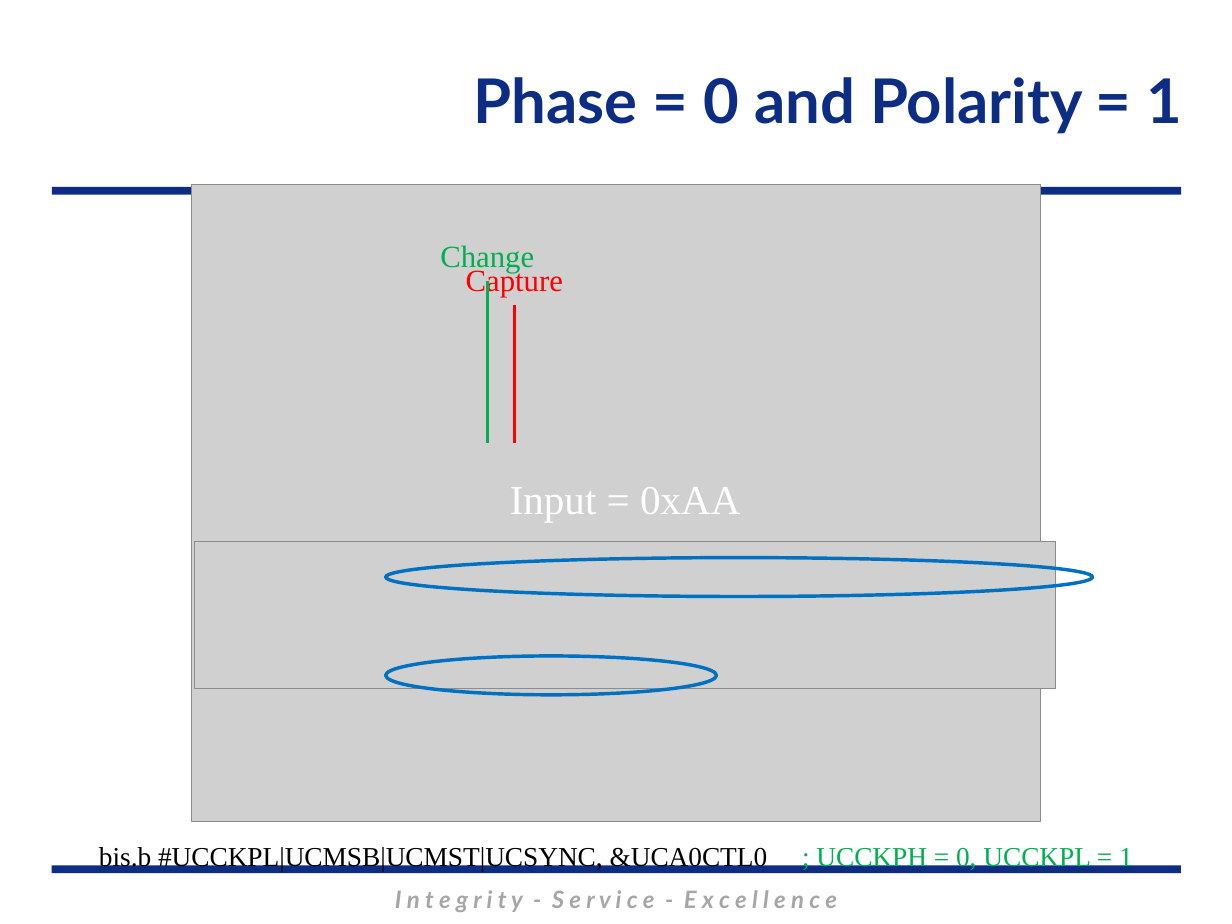
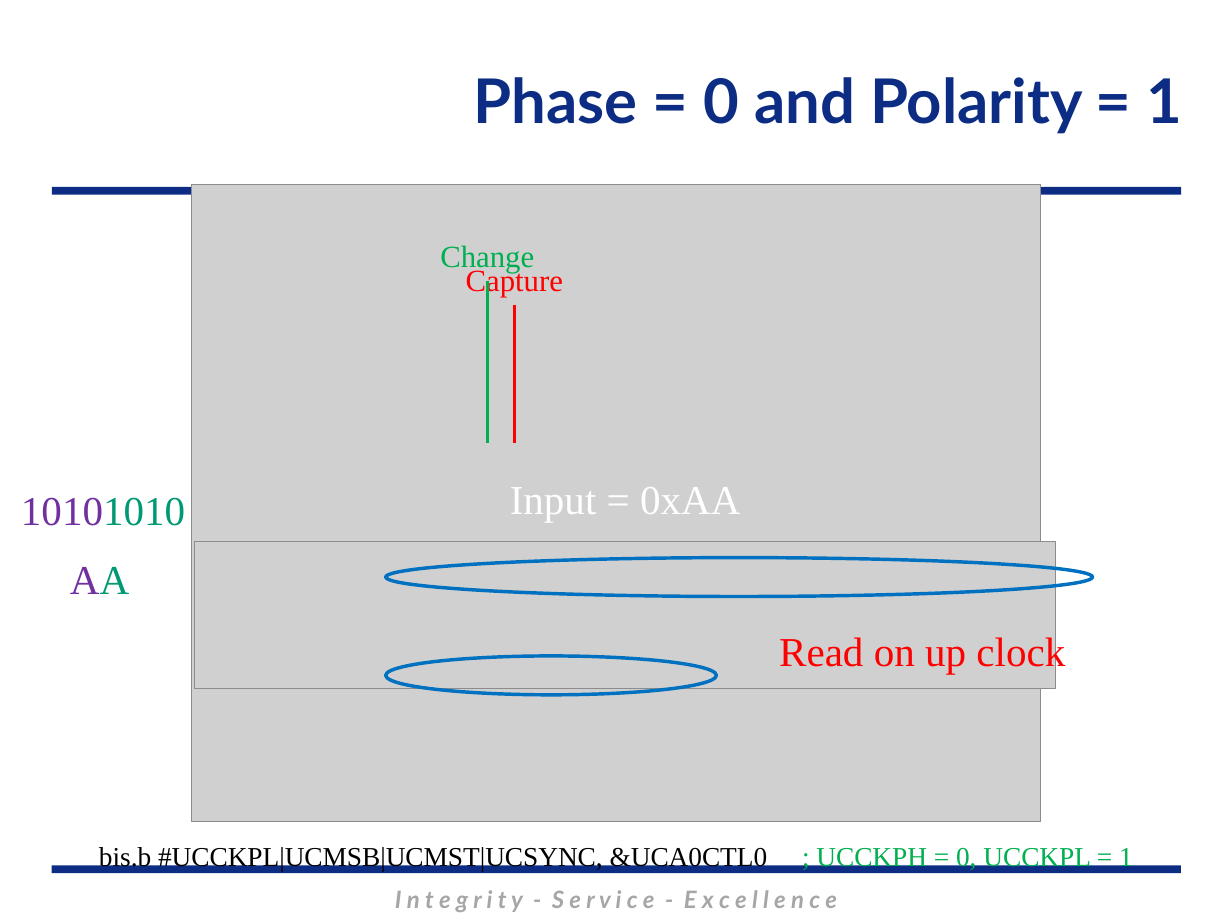
Before and after one commit to MarsUniversity/ECE382, a slide deck: slide 16 of source/lessons/lsn32-33-34/Lsn32-33-34.pptx. Drawn at 1232x924 pixels with LibreOffice and Linux fonts; fonts in the diff are those of the drawing; grey boxes stand for pictures; background and template pictures are left out. Boxes give left, top, right and bottom in pixels: in the first picture for what was removed or moved away, otherwise in the second. Text is boxed around its words. In the diff, an @@ line names an element or a change of style, - is before the commit and + after.

```diff
--- a/source/lessons/lsn32-33-34/Lsn32-33-34.pptx
+++ b/source/lessons/lsn32-33-34/Lsn32-33-34.pptx
@@ text added at (x1=21, y1=497, x2=185, y2=594), 24 pt, text #7030A0 @@
+10101010
+AA
@@ text added at (x1=779, y1=634, x2=1065, y2=674), 24 pt, text #FF0000 @@
+Read on up clock
```
Also in this commit, not shown: 8 other slides changed, 9 slides added, 3 slides removed.
